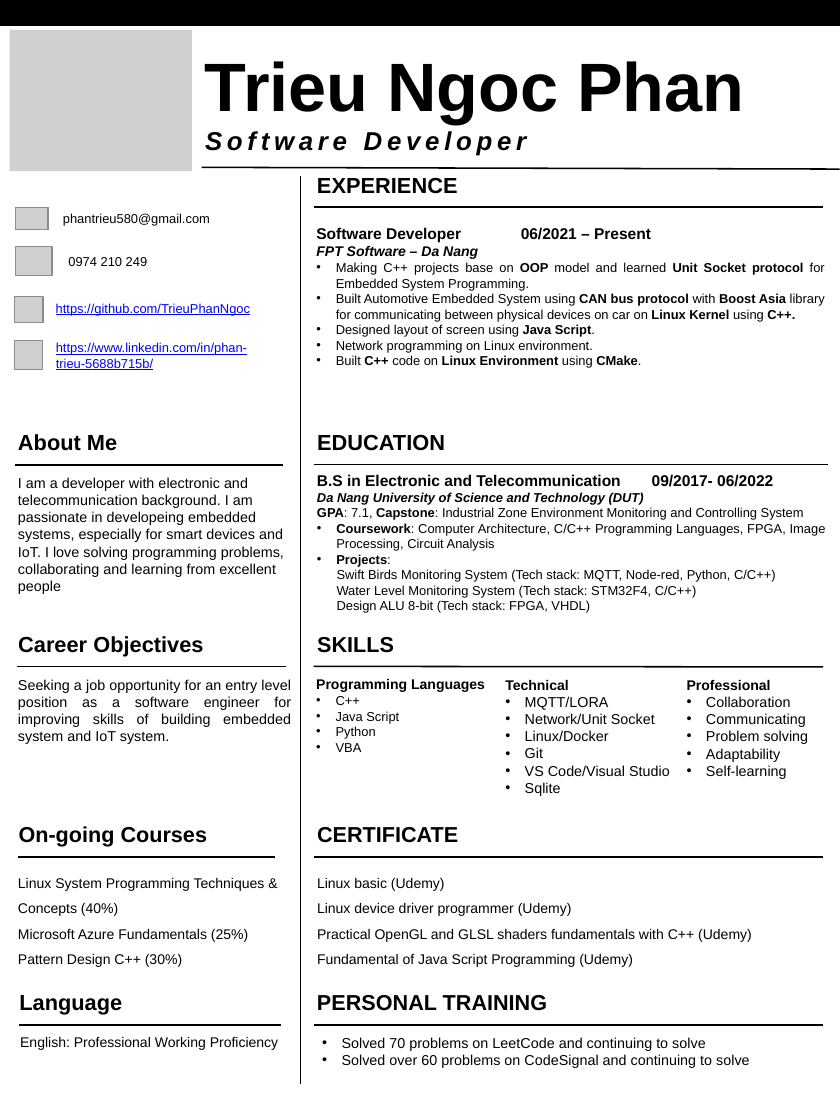
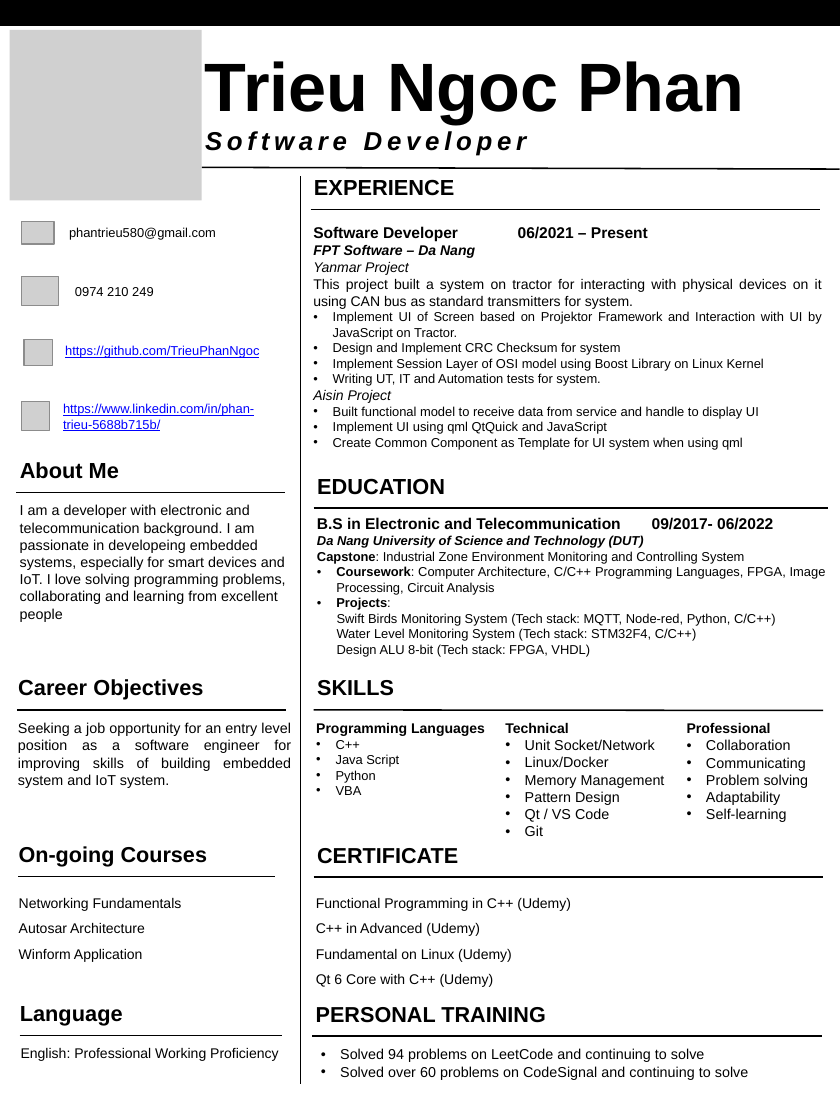
Before and after one commit to TrieuPhanNgoc/_docs_sources, a slide deck: slide 1 of _self/_for_working/_cv/_making/_cv_for_work.pptx. Drawn at 840x1120 pixels with LibreOffice and Linux fonts; fonts in the diff are those of the drawing; grey boxes stand for pictures; background and template pictures are left out. Boxes give left, top, right and bottom in pixels: in the first picture for what was removed or moved away, otherwise in the second. Text is boxed around its words. In the diff, an @@ line names an element or a change of style, - is before the commit and + after.

```diff
--- a/_self/_for_working/_cv/_making/_cv_for_work.pptx
+++ b/_self/_for_working/_cv/_making/_cv_for_work.pptx
@@ picture resized from (x1=10, y1=30, x2=193, y2=171) to (x1=10, y1=30, x2=202, y2=200) @@
@@ line moved from (314, 207) - (823, 207) to (310, 209) - (820, 209) @@
@@ picture moved from (x1=16, y1=207, x2=48, y2=230) to (x1=22, y1=222, x2=55, y2=244) @@
@@ text "phantrieu580@gmail.com" moved from (x1=63, y1=213, x2=210, y2=226) to (x1=69, y1=227, x2=216, y2=240) @@
@@ text at (x1=313, y1=262, x2=822, y2=450): text changed @@
-• Making C++ projects base on OOP model and learned Unit Socket protocol for Embedded System Programming.
-• Built Automotive Embedded System using CAN bus protocol with Boost Asia library for communicating between physical devices on car on Linux Kernel using C++.
-• Designed layout of screen using Java Script.
-• Network programming on Linux environment.
-• Built C++ code on Linux Environment using CMake.
+Yanmar Project
+This project built a system on tractor for interacting with physical devices on it using CAN bus as standard transmitters for system.
+• Implement UI of Screen based on Projektor Framework and Interaction with UI by JavaScript on Tractor.
+• Design and Implement CRC Checksum for system
+• Implement Session Layer of OSI model using Boost Library on Linux Kernel
+• Writing UT, IT and Automation tests for system.
+Aisin Project
+• Built functional model to receive data from service and handle to display UI
+• Implement UI using qml QtQuick and JavaScript
+• Create Common Component as Template for UI system when using qml
@@ picture moved from (x1=16, y1=246, x2=53, y2=276) to (x1=22, y1=277, x2=59, y2=306) @@
@@ text "0974 210 249" moved from (x1=68, y1=257, x2=148, y2=266) to (x1=75, y1=287, x2=154, y2=296) @@
@@ picture moved from (x1=15, y1=297, x2=43, y2=323) to (x1=24, y1=339, x2=52, y2=365) @@
@@ text "https://github.com/TrieuPhanNgoc" moved from (x1=56, y1=303, x2=250, y2=316) to (x1=65, y1=345, x2=259, y2=358) @@
@@ picture moved from (x1=15, y1=340, x2=43, y2=370) to (x1=22, y1=402, x2=50, y2=431) @@
@@ text "https://www.linkedin.com/in/phan-trieu-5688b715b/" moved from (x1=56, y1=342, x2=247, y2=370) to (x1=63, y1=403, x2=254, y2=431) @@
@@ 2 texts, 1 line moved together from (x1=15, y1=434, x2=284, y2=594) to (x1=17, y1=462, x2=286, y2=622) @@
@@ text at (x1=317, y1=551, x2=744, y2=564): text changed @@
-GPA: 7.1, Capstone: Industrial Zone Environment Monitoring and Controlling System
+Capstone: Industrial Zone Environment Monitoring and Controlling System
@@ 8 texts, 3 lines moved together from (x1=17, y1=434, x2=828, y2=796) to (x1=17, y1=478, x2=828, y2=836) @@
@@ text at (x1=525, y1=739, x2=655, y2=750): text changed @@
-  • MQTT/LORA
-  • Network/Unit Socket
+  • Unit Socket/Network
@@ text at (x1=525, y1=775, x2=665, y2=822): paragraphs added @@
+  • Memory Management
+  • Pattern Design
+  • Qt / VS Code
@@ text at (x1=525, y1=765, x2=670, y2=796): paragraphs removed @@
-  • VS Code/Visual Studio
-  • Sqlite
@@ 2 texts, 2 lines moved together from (x1=18, y1=826, x2=823, y2=857) to (x1=18, y1=846, x2=823, y2=877) @@
@@ text at (x1=19, y1=898, x2=182, y2=962): text changed @@
-Linux System Programming Techniques & Concepts (40%)
-Microsoft Azure Fundamentals (25%)
-Pattern Design C++ (30%)
+Networking Fundamentals
+Autosar Architecture
+Winform Application
@@ text at (x1=316, y1=898, x2=571, y2=987): text changed @@
-      Linux basic (Udemy)
-      Linux device driver programmer (Udemy)
-      Practical OpenGL and GLSL shaders fundamentals with C++ (Udemy)
-      Fundamental of Java Script Programming (Udemy)
+      Functional Programming in C++ (Udemy)
+      C++ in Advanced (Udemy)
+      Fundamental on Linux (Udemy)
+      Qt 6 Core with C++ (Udemy)
@@ 4 texts, 2 lines moved together from (x1=19, y1=995, x2=823, y2=1068) to (x1=20, y1=1006, x2=822, y2=1080) @@
@@ text at (x1=340, y1=1048, x2=705, y2=1062): text changed @@
-    • Solved 70 problems on LeetCode and continuing to solve
+    • Solved 94 problems on LeetCode and continuing to solve
```
Also in this commit, not shown: 20 other files.
